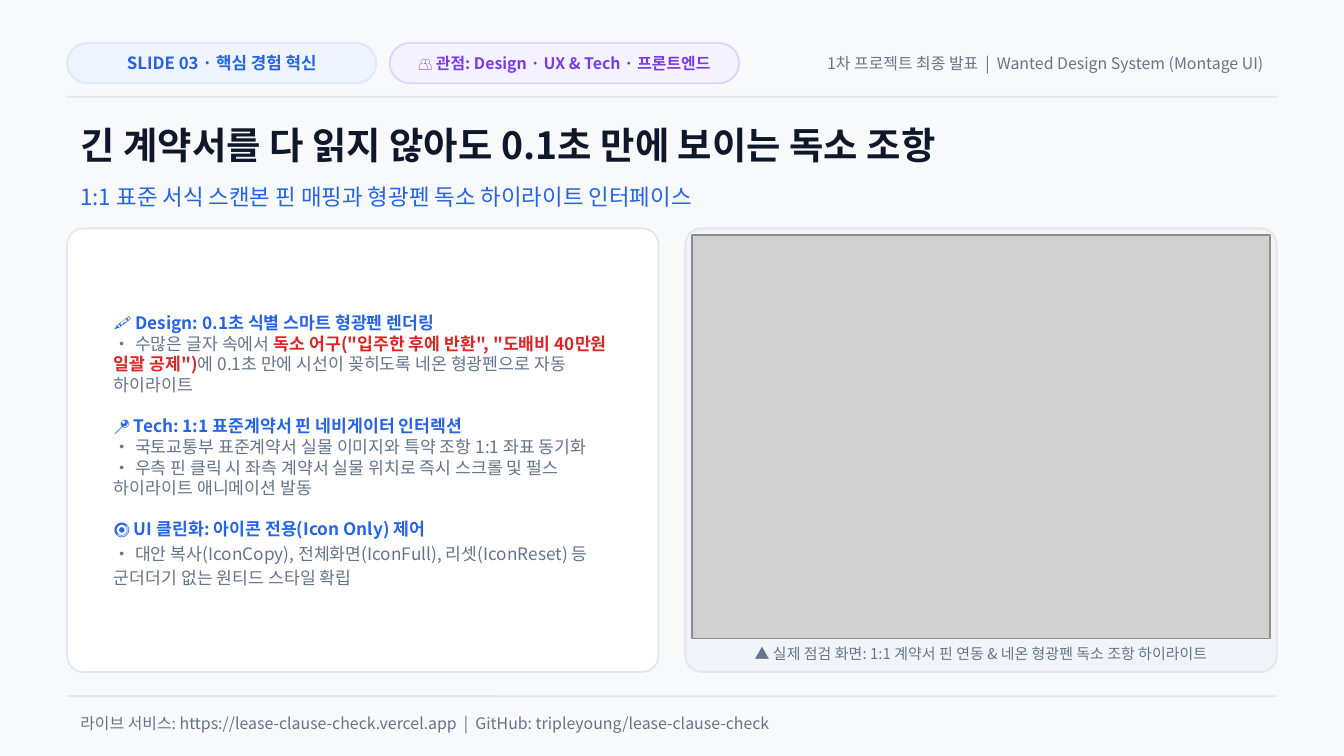
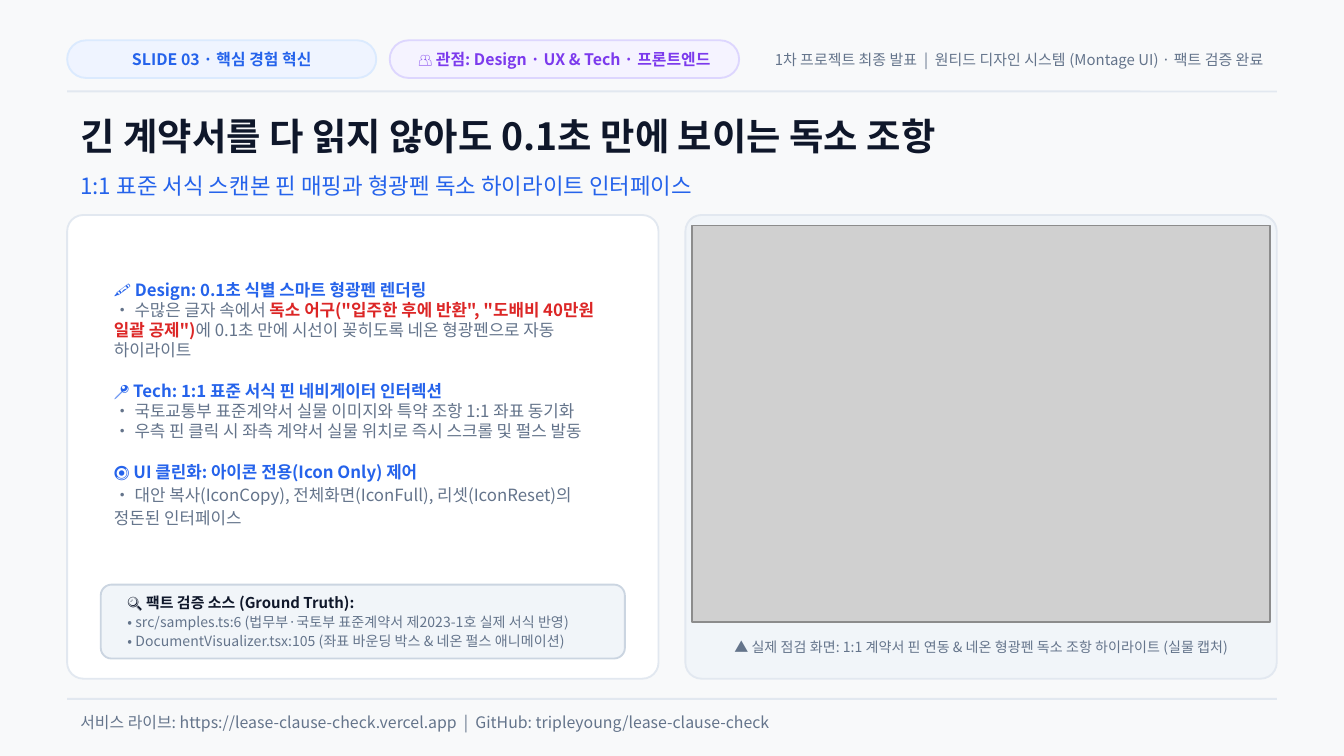
Before and after one commit to tripleyoung/lease-clause-check, a slide deck: slide 3 of submission/01_발표자료_계약서특약점검기.pptx. Drawn at 1344x756 pixels with LibreOffice and Linux fonts; fonts in the diff are those of the drawing; grey boxes stand for pictures. Boxes give left, top, right and bottom in pixels: in the first picture for what was removed or moved away, otherwise in the second. Text is boxed around its words. In the diff, an @@ line names an element or a change of style, - is before the commit and + after.

Commit message:
docs(presentation): 전 슬라이드에 팩트 검증 코드 근거(Ground Truth) 및 커밋 해시 명시

```diff
--- a/submission/01_발표자료_계약서특약점검기.pptx
+++ b/submission/01_발표자료_계약서특약점검기.pptx
@@ text "SLIDE 03 · 핵심 경험 ..." at [132,51,311,67]: size 9 to 8.5 pt @@
@@ text at [775,52,1264,69]: text changed; size 8.5 to 8 pt @@
-1차 프로젝트 최종 발표 | Wanted Design System (Montage UI)
+1차 프로젝트 최종 발표 | 원티드 디자인 시스템 (Montage UI) · 팩트 검증 완료
@@ 2 rounded rectangles, 1 text, 1 line: place and size @@
-2 rounded rectangles, 1 text, 1 line at [67,43,1277,97]
+2 rounded rectangles, 1 text, 1 line at [67,40,1277,91]
@@ text "긴 계약서를 다 읽지 않아도 ...": place and size @@
-text "긴 계약서를 다 읽지 않아도 ..." at [80,127,936,163]
+text "긴 계약서를 다 읽지 않아도 ..." at [80,118,936,154]
@@ text "1:1 표준 서식 스캔본 핀 ...": place and size @@
-text "1:1 표준 서식 스캔본 핀 ..." at [80,186,692,207]
+text "1:1 표준 서식 스캔본 핀 ..." at [80,175,692,196]
@@ rounded rectangle: place and size @@
-rounded rectangle at [67,228,659,672]
+rounded rectangle at [67,215,659,679]
@@ rounded rectangle at [67,215,659,679]: proportions changed @@
@@ rounded rectangle at [685,215,1277,679]: proportions changed @@
@@ rounded rectangle: place and size @@
-rounded rectangle at [685,228,1277,672]
+rounded rectangle at [685,215,1277,679]
@@ picture: place and size @@
-picture at [692,235,1270,638]
+picture at [692,226,1270,622]
@@ text at [114,282,594,526]: text changed; size 9.2 to 9 pt @@
-🖍️ Design: 0.1초 식별 스마트 형광펜 렌더링
-• 수많은 글자 속에서 독소 어구("입주한 후에 반환", "도배비 40만원 일괄 공제")에 0.1초 만에 시선이 꽂히도록 네온 형광펜으로 자동 하이라이트
-📍 Tech: 1:1 표준계약서 핀 네비게이터 인터렉션
-• 국토교통부 표준계약서 실물 이미지와 특약 조항 1:1 좌표 동기화
-• 우측 핀 클릭 시 좌측 계약서 실물 위치로 즉시 스크롤 및 펄스 하이라이트 애니메이션 발동
-🔘 UI 클린화: 아이콘 전용(Icon Only) 제어
-• 대안 복사(IconCopy), 전체화면(IconFull), 리셋(IconReset) 등 군더더기 없는 원티드 스타일 확립
+🖍️ Design: 0.1초 식별 스마트 형광펜 렌더링
+• 수많은 글자 속에서 독소 어구("입주한 후에 반환", "도배비 40만원 일괄 공제")에 0.1초 만에 시선이 꽂히도록 네온 형광펜으로 자동 하이라이트
+📍 Tech: 1:1 표준 서식 핀 네비게이터 인터렉션
+• 국토교통부 표준계약서 실물 이미지와 특약 조항 1:1 좌표 동기화
+• 우측 핀 클릭 시 좌측 계약서 실물 위치로 즉시 스크롤 및 펄스 발동
+🔘 UI 클린화: 아이콘 전용(Icon Only) 제어
+• 대안 복사(IconCopy), 전체화면(IconFull), 리셋(IconReset)의 정돈된 인터페이스
@@ rounded rectangle added at [101,585,625,659], fill #F1F5F9, outline #CBD5E1 1 pt @@
@@ text added at [135,595,569,649], 7.5 pt, text #64748B @@
+🔍 팩트 검증 소스 (Ground Truth):
+• src/samples.ts:6 (법무부·국토부 표준계약서 제2023-1호 실제 서식 반영)
+• DocumentVisualizer.tsx:105 (좌표 바운딩 박스 & 네온 펄스 애니메이션)
@@ text at [752,640,1228,655]: text changed; size 8 to 7.5 pt @@
-▲ 실제 점검 화면: 1:1 계약서 핀 연동 & 네온 형광펜 독소 조항 하이라이트
+▲ 실제 점검 화면: 1:1 계약서 핀 연동 & 네온 형광펜 독소 조항 하이라이트 (실물 캡처)
@@ text at [80,715,770,732]: text changed @@
-라이브 서비스: https://lease-clause-check.vercel.app | GitHub: tripleyoung/lease-clause-check
+서비스 라이브: https://lease-clause-check.vercel.app | GitHub: tripleyoung/lease-clause-check
```
Also in this commit, not shown: 5 other slides changed, 5 other files.
